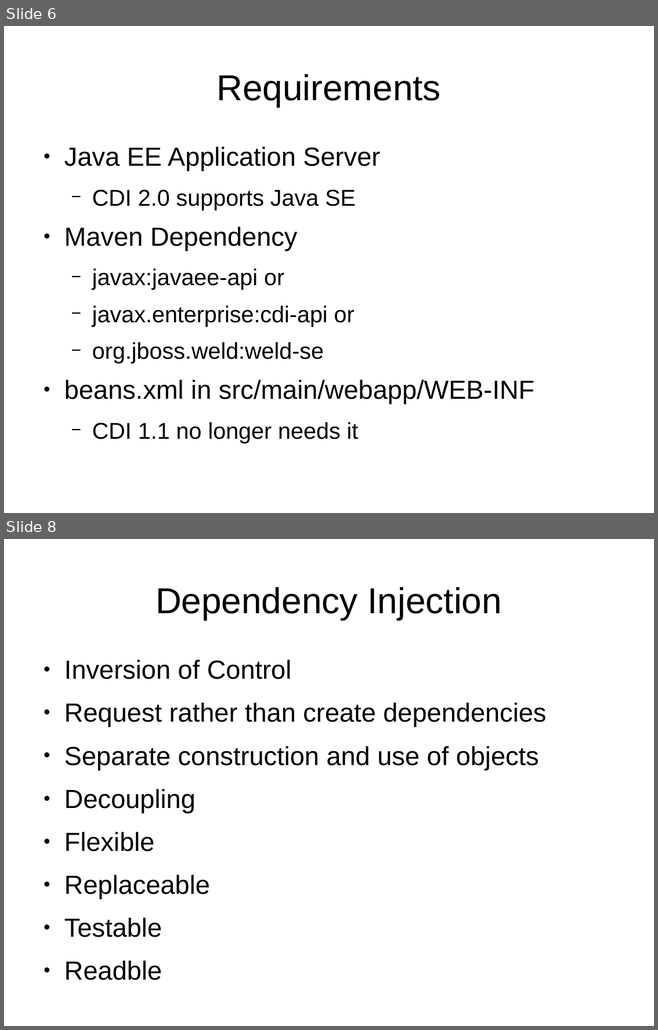
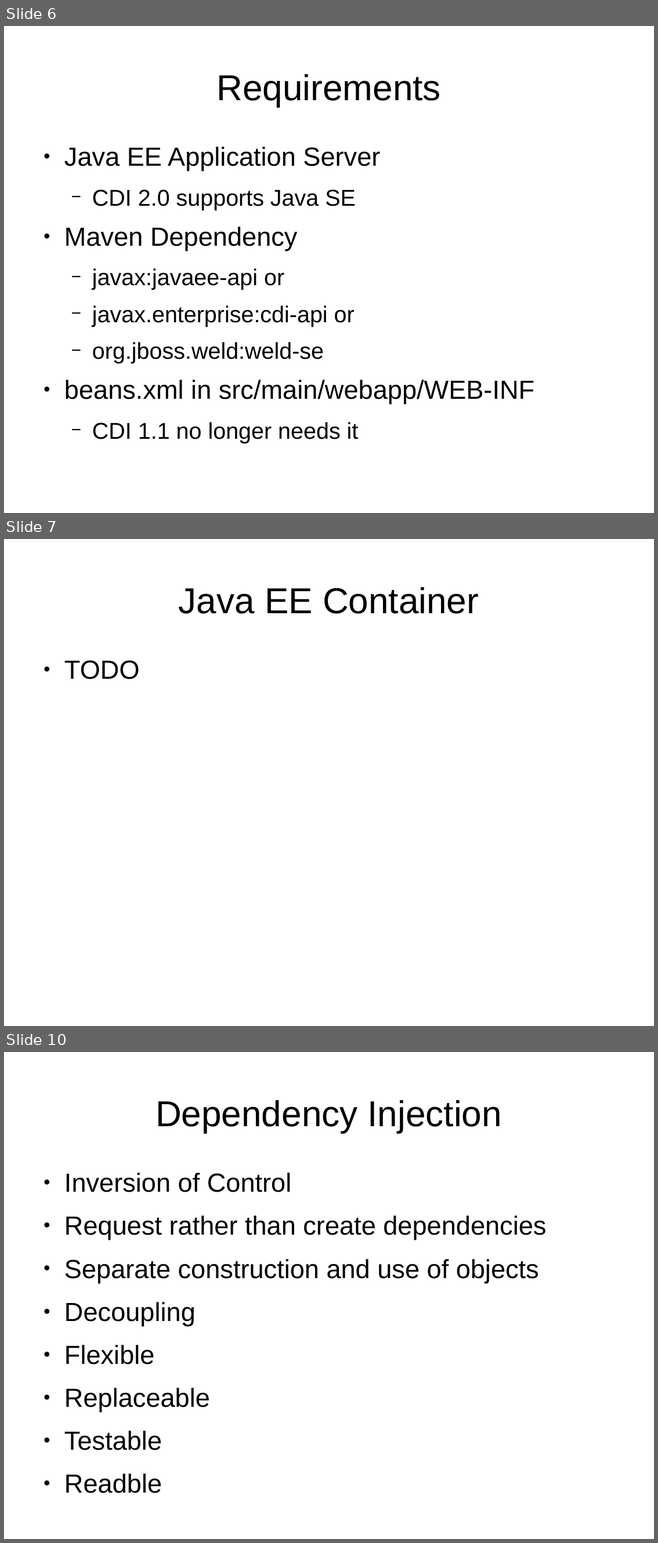
Before and after one commit to FrigoCoder/CDI, a slide deck: CDI.odp. Shown one above the other, each under a label of ours: slides 6 and 8 before the commit, slides 6, 7 and 10 after it; the slides between them are not shown. The pictures are 658x1030 and 658x1543 pixels, drawn with LibreOffice and Linux fonts; fonts in the diff are those of the drawing. Boxes give left, top, right and bottom in pixels: in the first picture for what was removed or moved away, otherwise in the second. Text is boxed around its words. In the diff, an @@ line names an element or a change of style, - is before the commit and + after.

```diff
--- a/CDI.odp
+++ b/CDI.odp
@@ slide 7 added at box(4, 539, 654, 1026), background #FFFFFF @@
@@ title added at box(179, 587, 478, 614), 44 pt, text #000000 @@
+Java EE Container
@@ text added at box(64, 660, 140, 679), 32 pt, text #000000 @@
+● TODO
@@ what was slide 8 is now slide 10 @@
```
Also in this commit, not shown: 2 slides changed, 2 other slides added, 8 other files.
